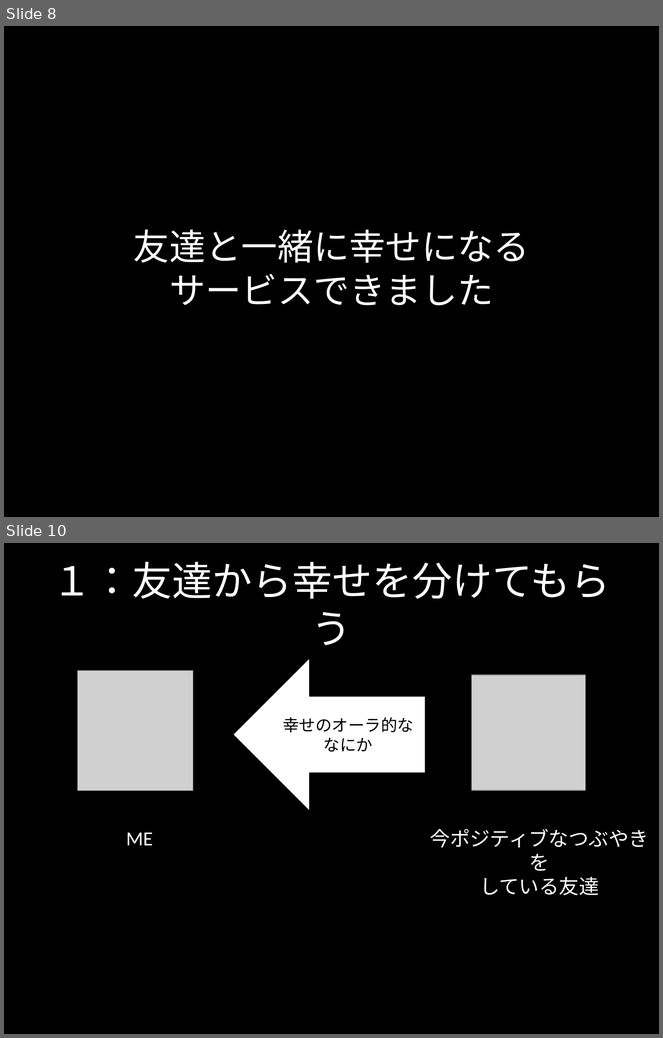
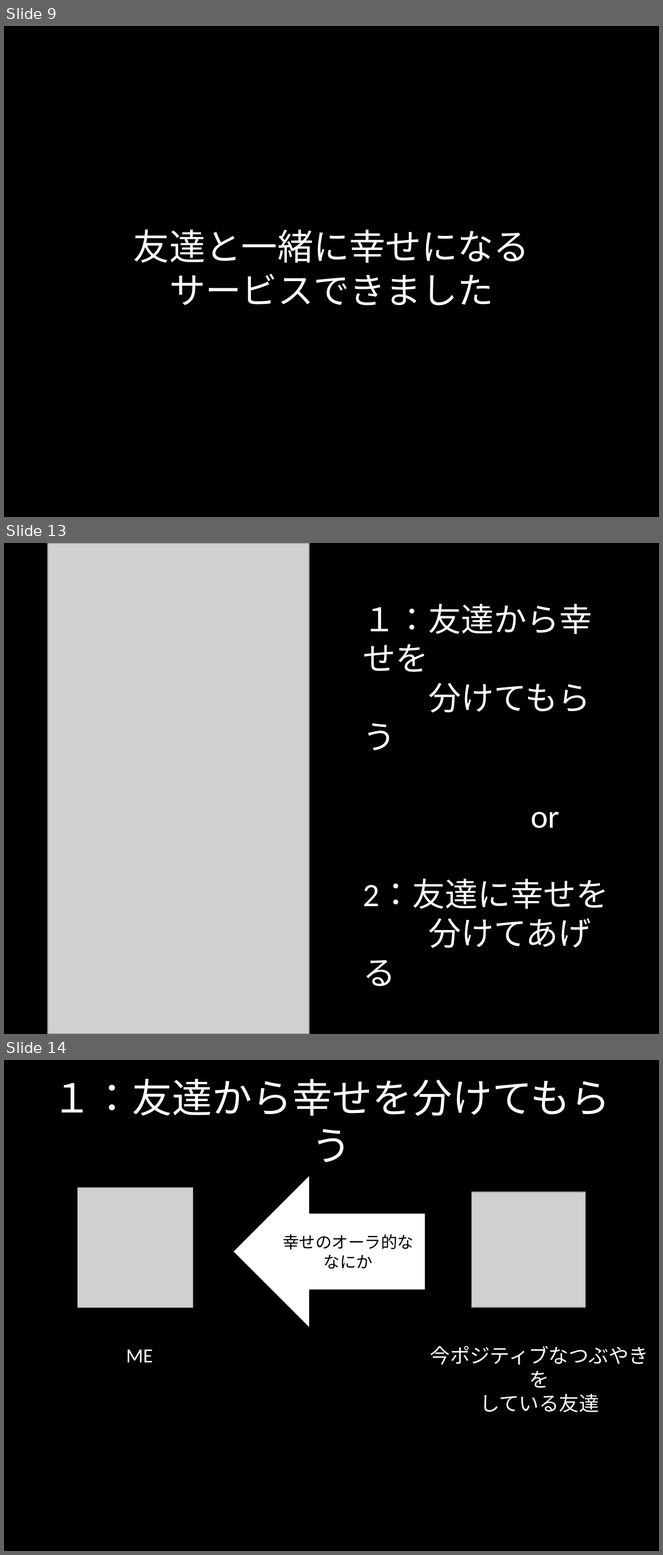
Before and after one commit to kgmyshin/PosNegFriends, a slide deck: doc/ポジネガフレンズ_発表用.pptx. Shown one above the other, each under a label of ours: slides 8 and 10 before the commit, slides 9, 13 and 14 after it; the slides between them are not shown. The pictures are 663x1038 and 663x1555 pixels, drawn with LibreOffice and Linux fonts; fonts in the diff are those of the drawing; grey boxes stand for pictures. Boxes give left, top, right and bottom in pixels: in the first picture for what was removed or moved away, otherwise in the second. Text is boxed around its words. In the diff, an @@ line names an element or a change of style, - is before the commit and + after.

```diff
--- a/doc/ポジネガフレンズ_発表用.pptx
+++ b/doc/ポジネガフレンズ_発表用.pptx
@@ slide 13 added at bbox=[4, 543, 659, 1034], background #000000 @@
@@ picture added at bbox=[48, 543, 309, 1034] @@
@@ text added at bbox=[363, 604, 609, 987], 36 pt, text #FFFFFF @@
+１：友達から幸せを
+分けてもらう
+or
+2：友達に幸せを
+分けてあげる
@@ what was slide 8 is now slide 9 @@
@@ what was slide 10 is now slide 14 @@
```
Also in this commit, not shown: 2 slides changed, 5 other slides added, 1 slide removed.
